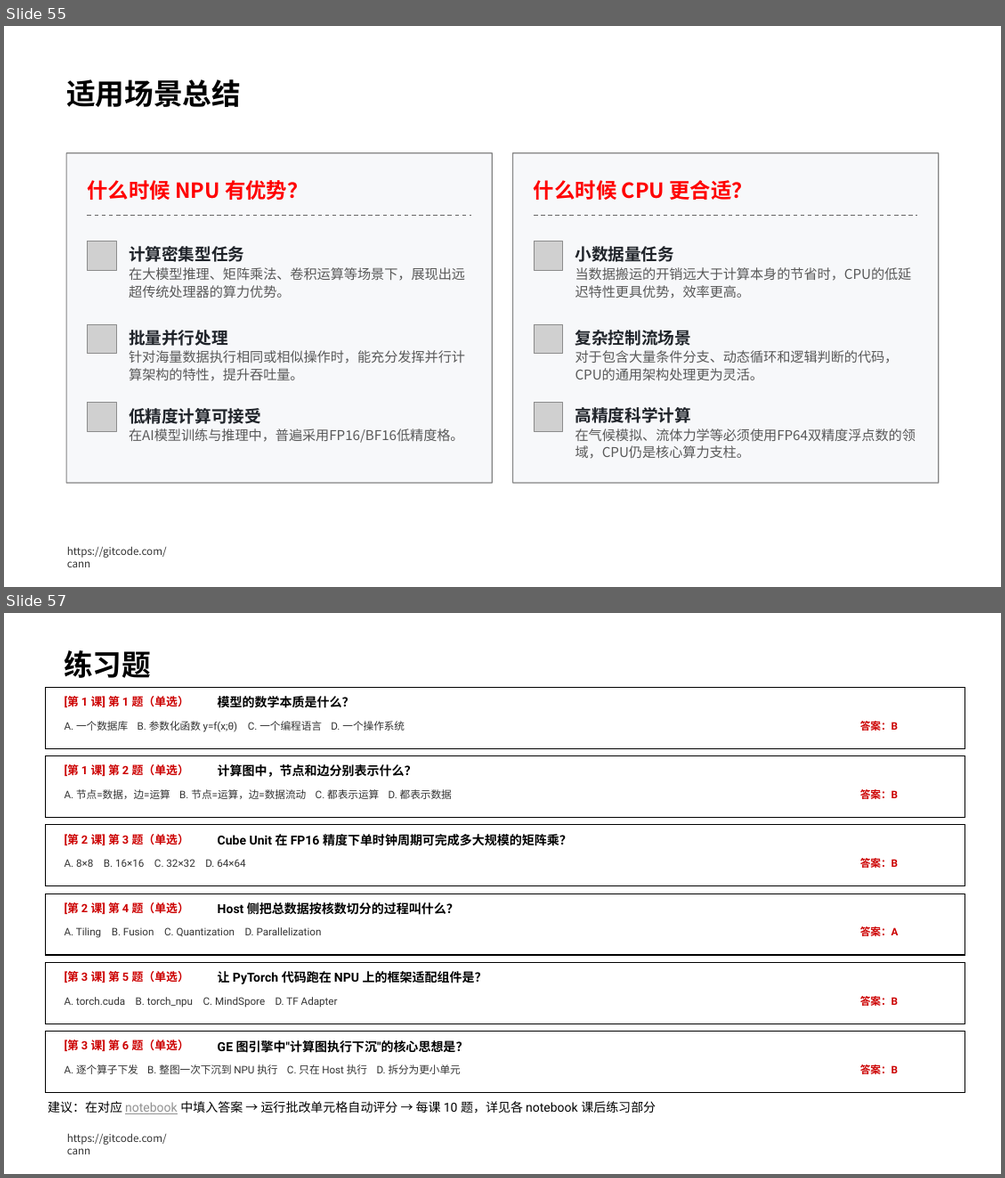
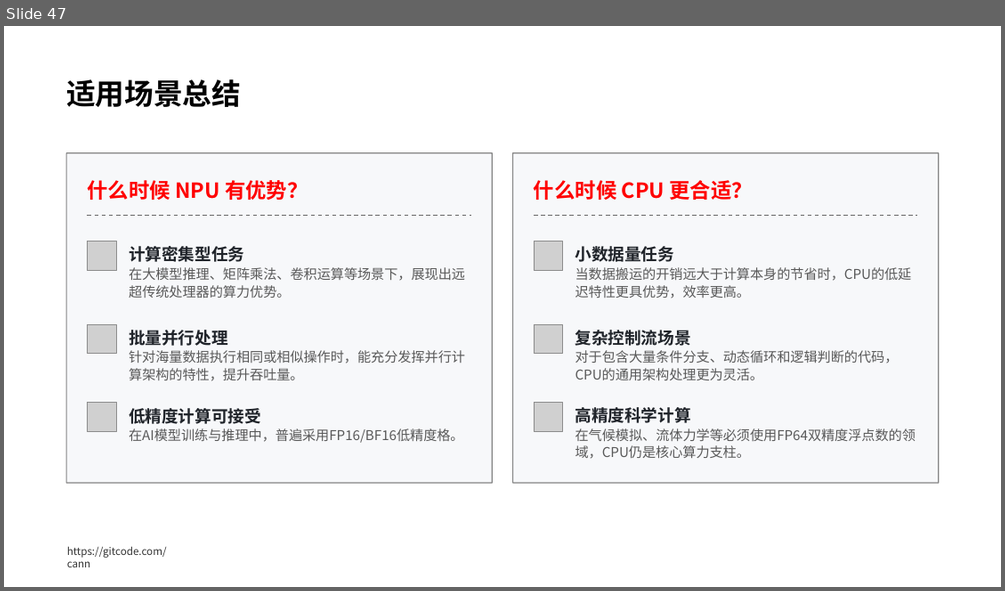
Before and after one commit to hicann/cann-learning-hub, a slide deck: quick_start/cann_basics/slides/artificial_intelligence_basics.pptx. Shown one above the other, each under a label of ours: slides 55 and 57 before the commit, slide 47 after it; the slides between them are not shown. The pictures are 1005x1178 and 1005x591 pixels, drawn with LibreOffice and Linux fonts; fonts in the diff are those of the drawing; grey boxes stand for pictures; background and template pictures are left out. Boxes give left, top, right and bottom in pixels: in the first picture for what was removed or moved away, otherwise in the second. Text is boxed around its words. In the diff, an @@ line names an element or a change of style, - is before the commit and + after.

```diff
--- a/quick_start/cann_basics/slides/artificial_intelligence_basics.pptx
+++ b/quick_start/cann_basics/slides/artificial_intelligence_basics.pptx
@@ slide 57 removed at box(4, 613, 1001, 1174), background #FFFFFF; not listed: 1 template element that a slide beside it also shows @@
@@ text removed at box(64, 650, 151, 678) @@
-练习题
@@ rectangle removed at box(46, 687, 965, 748) @@
@@ text removed at box(65, 695, 189, 709) @@
-[第 1 课] 第 1 题（单选）
@@ text removed at box(218, 696, 355, 708) @@
-模型的数学本质是什么？
@@ text removed at box(65, 721, 404, 732) @@
-A. 一个数据库 B. 参数化函数 y=f(x;θ) C. 一个编程语言 D. 一个操作系统
@@ text removed at box(860, 721, 898, 730) @@
-答案：B
@@ rectangle removed at box(46, 755, 965, 817) @@
@@ text removed at box(65, 763, 189, 778) @@
-[第 1 课] 第 2 题（单选）
@@ text removed at box(218, 764, 417, 777) @@
-计算图中，节点和边分别表示什么？
@@ text removed at box(65, 789, 452, 799) @@
-A. 节点=数据，边=运算 B. 节点=运算，边=数据流动 C. 都表示运算 D. 都表示数据
@@ text removed at box(860, 789, 898, 799) @@
-答案：B
@@ rectangle removed at box(46, 825, 965, 885) @@
@@ text removed at box(65, 833, 189, 847) @@
-[第 2 课] 第 3 题（单选）
@@ text removed at box(218, 834, 572, 846) @@
-Cube Unit 在 FP16 精度下单时钟周期可完成多大规模的矩阵乘？
@@ text removed at box(65, 859, 245, 867) @@
-A. 8×8 B. 16×16 C. 32×32 D. 64×64
@@ text removed at box(860, 858, 898, 868) @@
-答案：B
@@ rectangle removed at box(46, 893, 965, 955) @@
@@ text removed at box(65, 901, 189, 916) @@
-[第 2 课] 第 4 题（单选）
@@ text removed at box(218, 902, 459, 915) @@
-Host 侧把总数据按核数切分的过程叫什么？
@@ text removed at box(65, 927, 322, 938) @@
-A. Tiling B. Fusion C. Quantization D. Parallelization
@@ text removed at box(860, 926, 898, 936) @@
-答案：A
@@ rectangle removed at box(46, 962, 965, 1023) @@
@@ text removed at box(65, 970, 189, 984) @@
-[第 3 课] 第 5 题（单选）
@@ text removed at box(218, 971, 487, 984) @@
-让 PyTorch 代码跑在 NPU 上的框架适配组件是？
@@ text removed at box(65, 997, 338, 1007) @@
-A. torch.cuda B. torch_npu C. MindSpore D. TF Adapter
@@ text removed at box(860, 996, 898, 1005) @@
-答案：B
@@ rectangle removed at box(46, 1030, 965, 1092) @@
@@ text removed at box(65, 1038, 189, 1053) @@
-[第 3 课] 第 6 题（单选）
@@ text removed at box(65, 1064, 461, 1074) @@
-A. 逐个算子下发 B. 整图一次下沉到 NPU 执行 C. 只在 Host 执行 D. 拆分为更小单元
@@ text removed at box(218, 1040, 469, 1053) @@
-GE 图引擎中"计算图执行下沉"的核心思想是？
@@ text removed at box(860, 1064, 898, 1074) @@
-答案：B
@@ text removed at box(48, 1101, 655, 1114) @@
-建议：在对应 notebook 中填入答案 → 运行批改单元格自动评分 → 每课 10 题，详见各 notebook 课后练习部分
@@ what was slide 55 is now slide 47 @@
```
Also in this commit, not shown: 8 slides changed, 1 slide added, 9 other slides removed.
